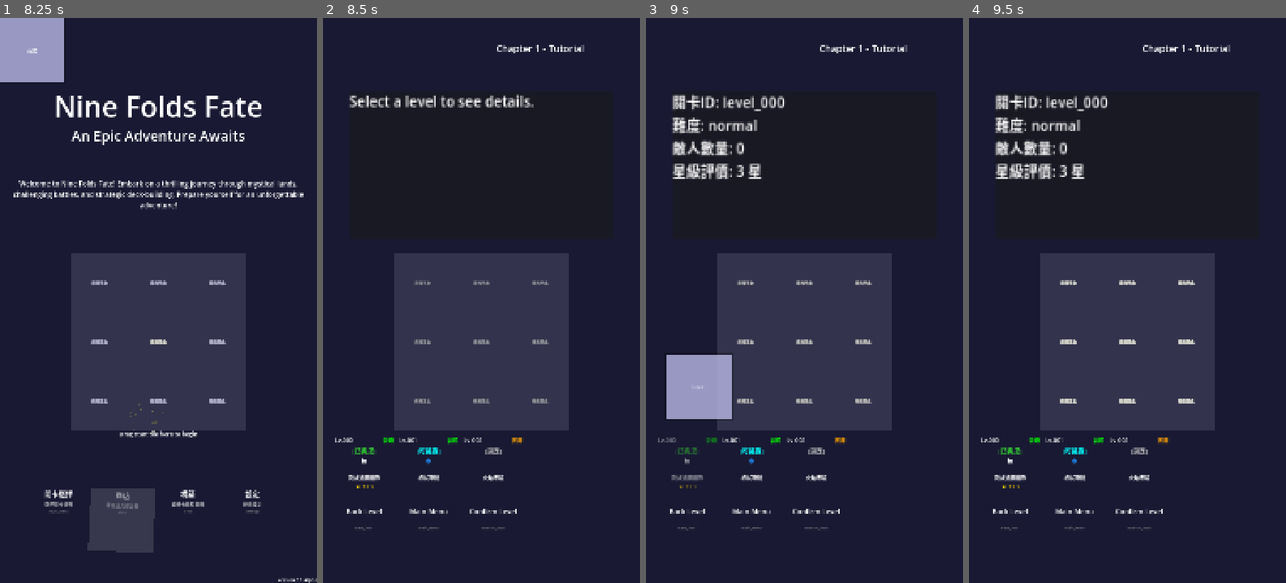
Above: before the commit, frames 1-4 (left to right).
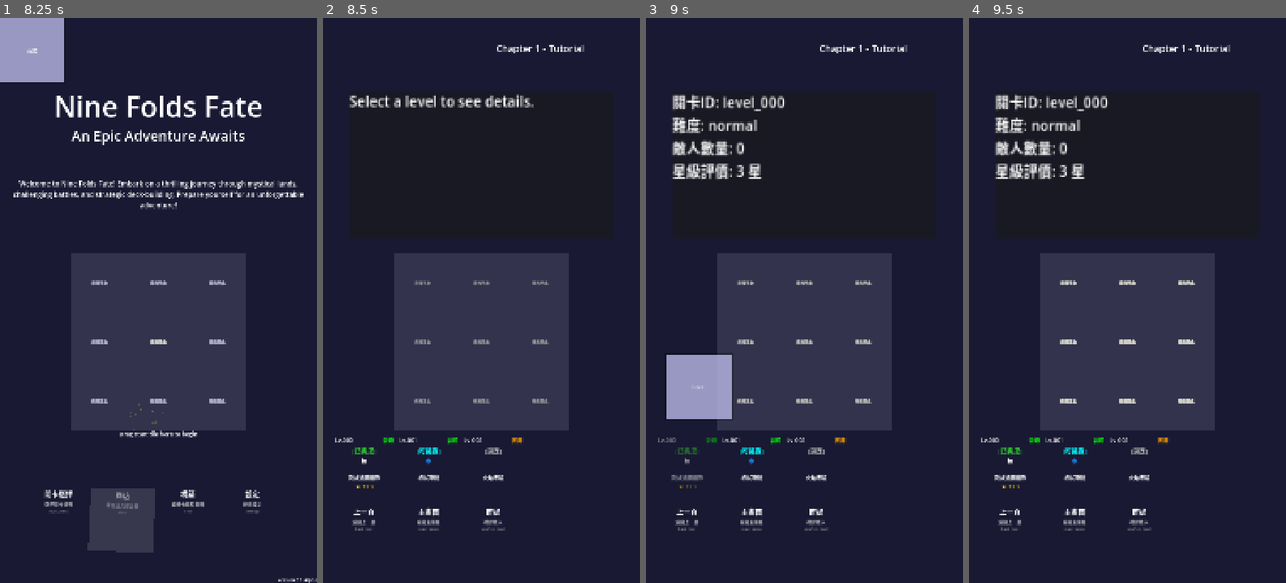
Above: after the commit, the same moments.

Repository: Chenredfish/Ninefold_Fate
Game: Godot game, scene res://main.tscn
The game is run twice, just before and just after one commit, with the same random seed, the same clock (stepped at 60 frames per second) and the same inputs.
Inputs (mouse positions are in pixels of both pictures, inside the frame that each line leads up to):
- Up to frame 1 (8.25 s): tap Enter (ui_accept) every 2.25 s from 0.5 to 7.25 s; drag from (60, 520) to (190, 176) at 0.52 s; drag from (123, 520) to (142, 413) at 1.27 s; move the mouse to (187, 520) at 2.02 s; tap 2 at 2.1 s; click (187, 520) at 2.17 s; drag from (60, 520) to (63, 215) at 2.77 s; drag from (123, 520) to (174, 300) at 3.52 s; drag from (187, 520) to (110, 159) at 4.27 s; move the mouse to (60, 520) at 5.02 s; tap R at 5.1 s; click (60, 520) at 5.17 s; drag from (123, 520) to (95, 328) at 5.77 s; drag from (187, 520) to (190, 176) at 6.52 s; drag from (60, 520) to (142, 413) at 7.27 s; move the mouse to (123, 520) at 8.02 s; tap 1 at 8.1 s; click (123, 520) at 8.17 s
- Up to frame 2 (8.5 s): no input
- Up to frame 3 (9 s): tap Enter (ui_accept) at 8.75 s; drag from (687, 464) to (709, 215) at 8.77 s
- Up to frame 4 (9.5 s): no input

Frame 1 is identical in both runs. In frame 2, 0.5% of the frame differs, in the area x 7-62%, y 86-91%; in frame 3, 0.5%; in frame 4, 0.5%.
Error in both runs: Invalid call. Nonexistent function 'cancel_drag' in base 'Node (DragDropManager.gd)'. (res://scripts/ui/DraggableTile.gd:235)

Commit message:
Feat: NavigationTile 中文名稱、result tile 置中、戰鬥結束延遲跳轉
Co-Authored-By: Claude Sonnet 4.6 <noreply@anthropic.com>

Diff:
--- a/data/balance.json
+++ b/data/balance.json
@@ -39,5 +39,6 @@
   "tile_hit_interval": 0.3,
   "hand_size": 4,
   "max_turns": 100,
-  "wave_transition_delay": 0.3
+  "wave_transition_delay": 0.3,
+  "battle_end_delay": 0.5
 }
--- a/scripts/scenes/result.gd
+++ b/scripts/scenes/result.gd
@@ -4,7 +4,6 @@
 var result_detail_panel: Panel
 var unified_confirm_grid: Control
 var result_tile_container: ScrollContainer
-var result_control_tile_container: ScrollContainer
 
 var result_data: Dictionary = {}
 
@@ -181,16 +180,14 @@
 	add_child(result_tile_container)
 	result_tile_container.add_child(HBoxContainer.new())
 
-	result_control_tile_container = ScrollContainer.new()
-	result_control_tile_container.position = Vector2(40, 1660)
-	result_control_tile_container.size = Vector2(1000, 240)
-	result_control_tile_container.horizontal_scroll_mode = ScrollContainer.SCROLL_MODE_AUTO
-	result_control_tile_container.vertical_scroll_mode = ScrollContainer.SCROLL_MODE_DISABLED
-	add_child(result_control_tile_container)
+	var center = CenterContainer.new()
+	center.position = Vector2(0, 1660)
+	center.size = Vector2(1080, 240)
+	add_child(center)
 
 	var control_container = HBoxContainer.new()
 	control_container.add_theme_constant_override("separation", 20)
-	result_control_tile_container.add_child(control_container)
+	center.add_child(control_container)
 
 	var main_menu_tile = NavigationTile.create_main_menu_tile("res://scripts/scenes/main_menu.tscn")
 	main_menu_tile.size = Vector2(200, 200)
--- a/scripts/state_machine/BattleStateMachine.gd
+++ b/scripts/state_machine/BattleStateMachine.gd
@@ -647,6 +647,8 @@
 			_check_unlock_conditions(level_id)
 			SaveManager.save()
 
+		await state_machine.get_tree().create_timer(ResourceManager.get_balance_value("battle_end_delay", 1.5)).timeout
+
 		# 結束戰鬥
 		state_machine.end_battle("victory", level_id)
 
@@ -695,6 +697,8 @@
 		print("[BattleStateMachine] Defeat...")
 
 		var level_id: String = state_machine.battle_data.get("level_id", "")
+		await state_machine.get_tree().create_timer(ResourceManager.get_balance_value("battle_end_delay", 1.5)).timeout
+
 		# 結束戰鬥
 		state_machine.end_battle("defeat", level_id)
 
--- a/scripts/ui/tiles/NavigationTile.gd
+++ b/scripts/ui/tiles/NavigationTile.gd
@@ -134,6 +134,12 @@
 			return "設定"
 		"level_select":
 			return "關卡選擇"
+		"back_level":
+			return "上一頁"
+		"main_menu":
+			return "主畫面"
+		"confirm_level":
+			return "確認"
 		"retry":
 			return "重來一次"
 		"next_level":
@@ -154,6 +160,12 @@
 			return "遊戲設定"
 		"level_select":
 			return "選擇關卡挑戰"
+		"back_level":
+			return "返回上一層"
+		"main_menu":
+			return "返回主選單"
+		"confirm_level":
+			return "確認進入"
 		"retry":
 			return "再挑戰一次"
 		"next_level":
